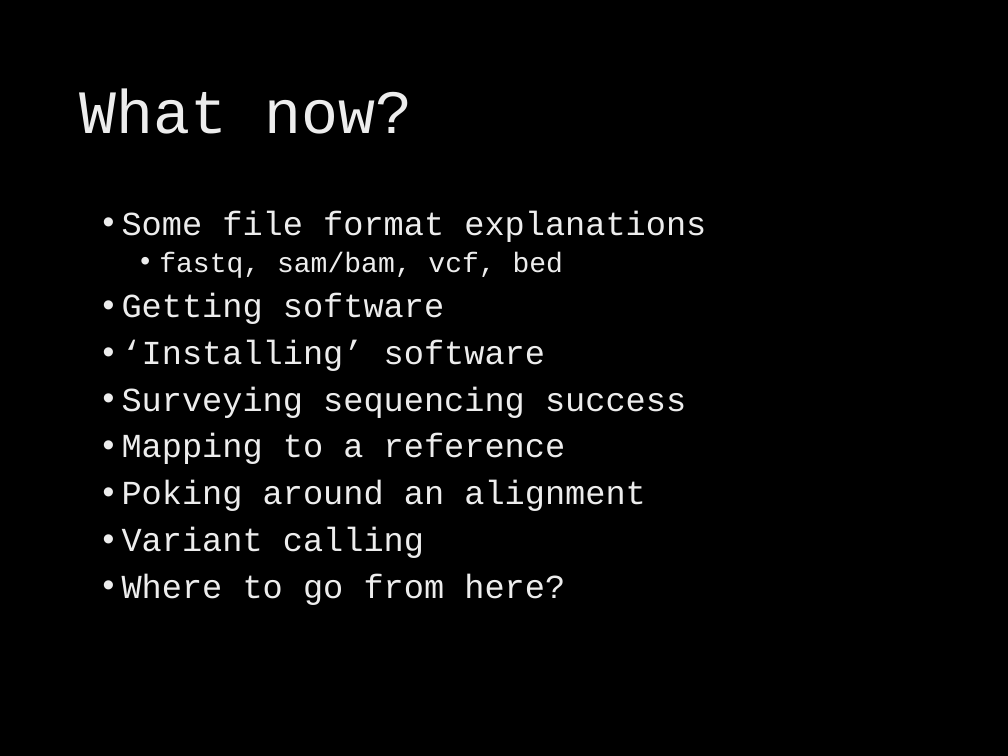
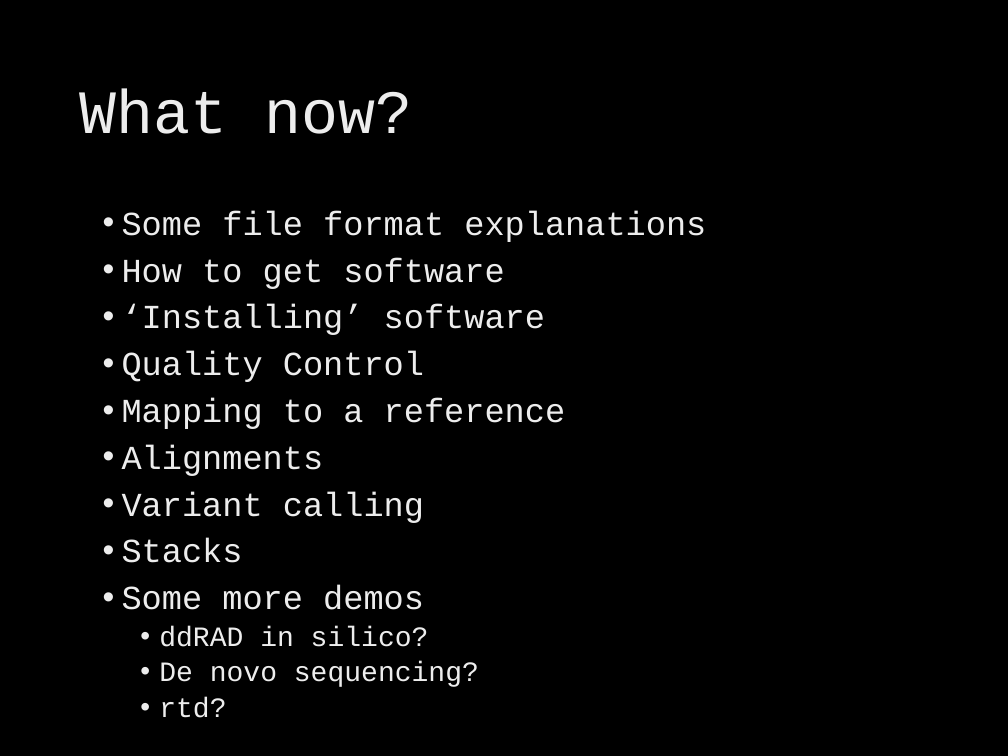
Before and after one commit to brevans/MPS_Workshop, a slide deck: slide 4 of presentations/intro pipelines.pptx (slide 3 before the commit). Drawn at 1008x756 pixels with LibreOffice and Linux fonts; fonts in the diff are those of the drawing; background and template pictures are left out. Boxes give left, top, right and bottom in pixels: in the first picture for what was removed or moved away, otherwise in the second. Text is boxed around its words. In the diff, an @@ line names an element or a change of style, - is before the commit and + after.

```diff
--- a/presentations/intro pipelines.pptx
+++ b/presentations/intro pipelines.pptx
@@ text at (122,257,504,289): text changed; size 20 to 24 pt @@
-  • fastq, sam/bam, vcf, bed
-• Getting software
+• How to get software
@@ text at (122,351,424,382): text changed @@
-• Surveying sequencing success
+• Quality Control
@@ text at (122,444,324,476): text changed @@
-• Poking around an alignment
+• Alignments
@@ text at (122,538,479,718): text changed; size 24 to 20 pt @@
-• Where to go from here?
+• Stacks
+• Some more demos
+  • ddRAD in silico?
+  • De novo sequencing?
+  • rtd?
```
Also in this commit, not shown: 9 other slides changed, 5 slides added, 3 slides removed.
